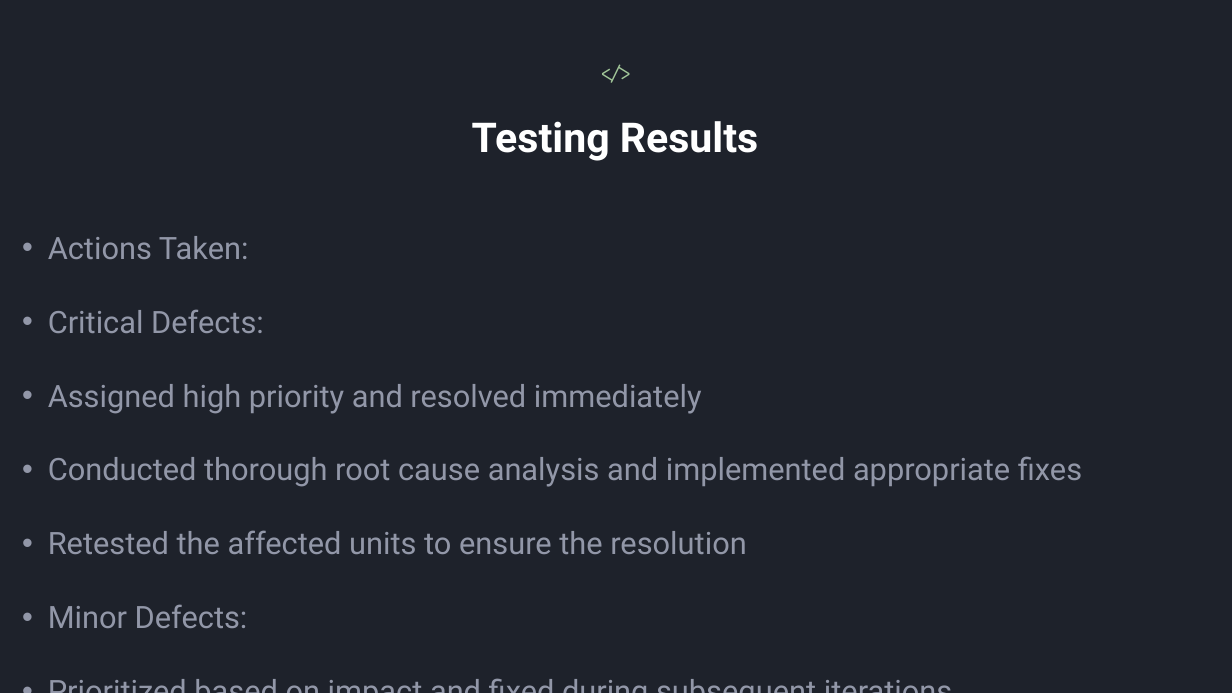
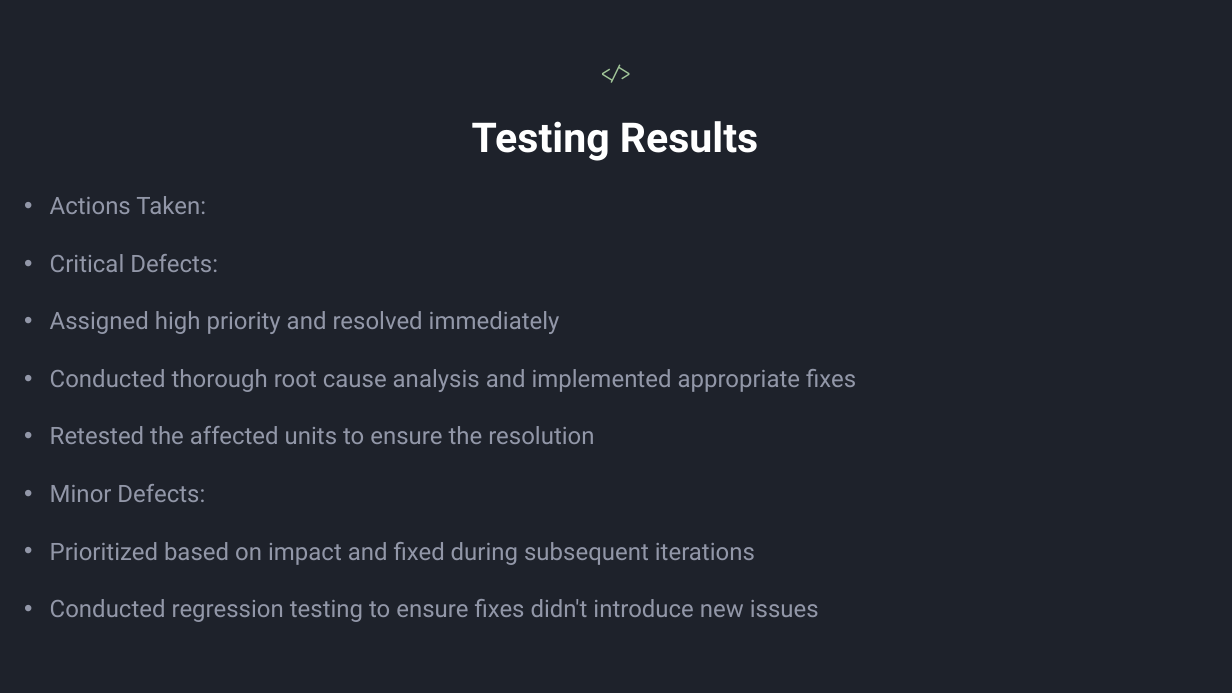
Before and after one commit to Humayun-glitch/Real-Estate, a slide deck: slide 9 of REAL-ESTATE MANAGER.pptx. Drawn at 1232x693 pixels with LibreOffice and Linux fonts; fonts in the diff are those of the drawing. Boxes give left, top, right and bottom in pixels: in the first picture for what was removed or moved away, otherwise in the second. Text is boxed around its words. In the diff, an @@ line names an element or a change of style, - is before the commit and + after.

```diff
--- a/REAL-ESTATE MANAGER.pptx
+++ b/REAL-ESTATE MANAGER.pptx
@@ text "Actions Taken:": place and size @@
-text "Actions Taken:" at [48, 236, 1082, 628]
+text "Actions Taken:" at [50, 196, 856, 622]
@@ text "Actions Taken:" at [50, 196, 856, 622]: size 18 to 14 pt @@
```
Also in this commit, not shown: 4 other slides changed, 3 slides added, 3 slides removed.
